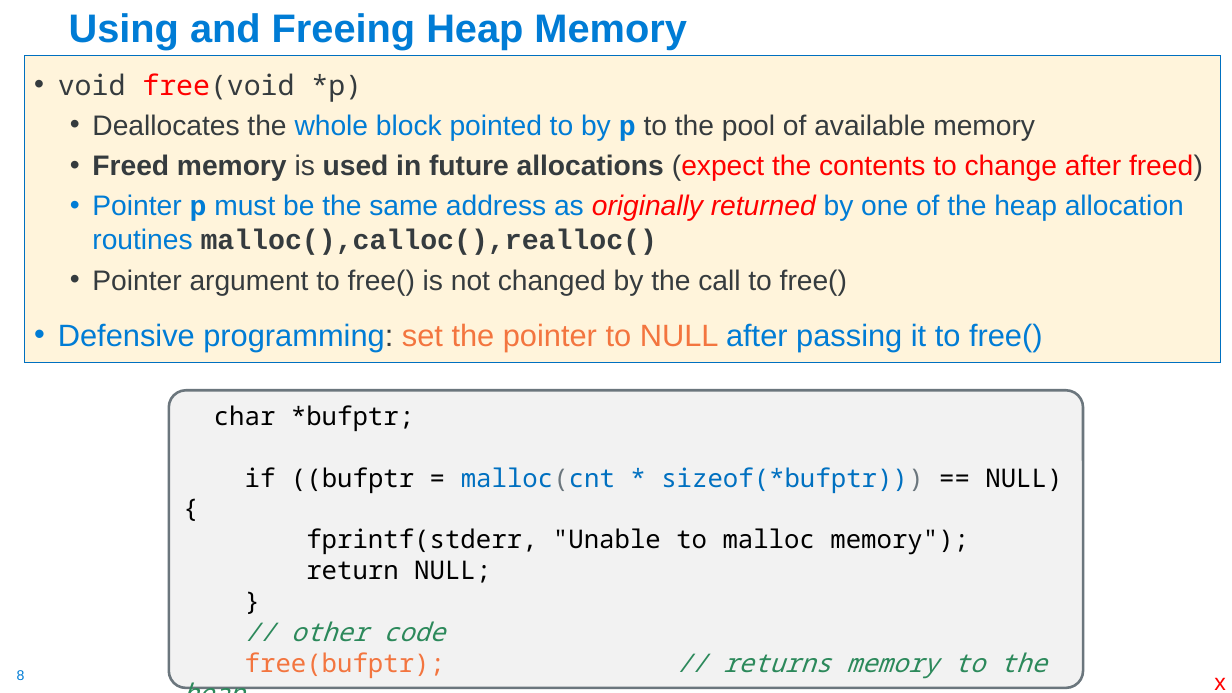
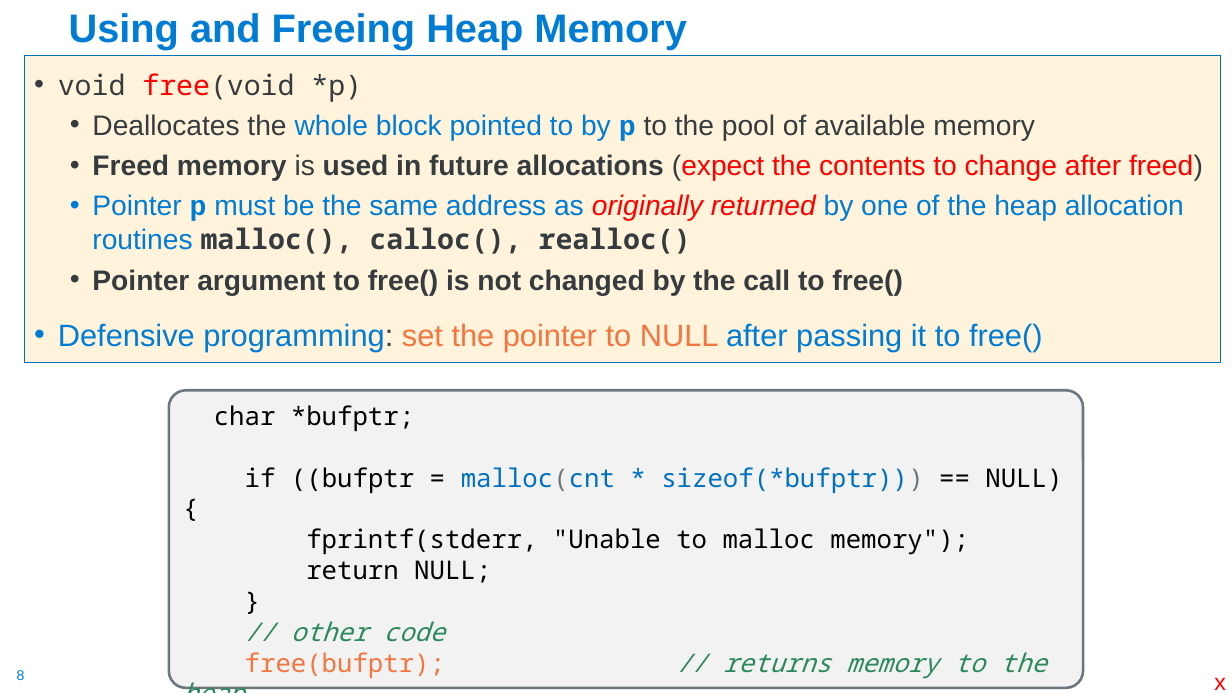
Before and after one commit to cse30-sp24/Muller-Slides, a slide deck: slide 8 of Lecture-9.pptx. Drawn at 1232x693 pixels with LibreOffice and Linux fonts; fonts in the diff are those of the drawing. Boxes give left, top, right and bottom in pixels: in the first picture for what was removed or moved away, otherwise in the second. Text is boxed around its words. In the diff, an @@ line names an element or a change of style, - is before the commit and + after.

```diff
--- a/Lecture-9.pptx
+++ b/Lecture-9.pptx
@@ text at bbox=[92, 194, 1184, 254]: spaces changed @@
-  • Pointer p must be the same address as originally returned by one of the heap allocation routines malloc(),calloc(),realloc()
+  • Pointer p must be the same address as originally returned by one of the heap allocation routines malloc(), calloc(), realloc()
@@ text at bbox=[92, 269, 902, 295]: bold on in "Pointer argument to free() is not changed ..." @@
```
Also in this commit, not shown: 5 other slides changed, 27 slides removed, 5 other files.
